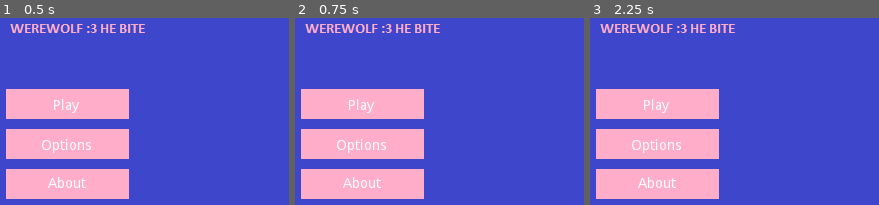
Above: before the commit, frames 1-3 (left to right).
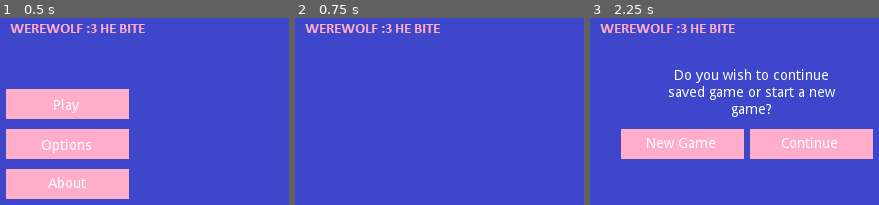
Above: after the commit, the same moments.

Repository: StitchedTeam/werewolf
Game: Godot game, scene res://GameScenes/MainMenu.tscn
Same seed, same stepped clock (60 frames per second), same inputs: the game is played once before the commit and once after it. The project has no main scene, so this scene is started directly.
Inputs (mouse positions are in pixels of both pictures, inside the frame that each line leads up to):
- Up to frame 1 (0.5 s): no input
- Up to frame 2 (0.75 s): click "Options" at 0.5 s
- Up to frame 3 (2.25 s): click (656, 184) at 1.25 s, where only the run before the commit has a clickable "About"; click "Play" at 2 s

Frame 1 is identical in both runs. In frame 2, 20% of the frame differs, in the area x 2-45%, y 37-97%; in frame 3, 26%, in the area x 2-98%, y 27-97%.

Commit message:
Main Menu scene pre-configured

Diff:
--- a/Werewolf/GameScenes/MainMenu.gd
+++ b/Werewolf/GameScenes/MainMenu.gd
@@ -1,4 +1,39 @@
 extends Node
 
+var initial_buttons_enabled = true
+
+func _ready():
+	$ClickCount.connect("timeout", self, "on_click_counted")
+	pass
+
 func _process(delta):
+	buttons_check()
 	pass
+
+func buttons_check():
+
+	if $Panel/StartButtons/Play.is_pressed():
+		$Panel/NewGameCheck.visible = true
+		$Panel/StartButtons.visible = false
+		$ClickCount.start()
+
+	if $Panel/StartButtons/Options.is_pressed():
+		$Panel/StartButtons.visible = false
+		$ClickCount.start()
+
+	if $Panel/StartButtons/About.is_pressed():
+		$Panel/StartButtons.visible = false
+		$ClickCount.start()
+
+	if Input.is_action_just_pressed("click") && !initial_buttons_enabled && !$Panel/NewGameCheck/NewGame.is_pressed() && !$Panel/NewGameCheck/Continue.is_pressed():
+		initial_buttons_enabled = true
+		$Panel/NewGameCheck.visible = false
+		$Panel/StartButtons.visible = true
+
+
+
+	pass
+
+func on_click_counted():
+	initial_buttons_enabled = false
+	pass
--- a/Werewolf/GameScenes/MainMenu.tscn
+++ b/Werewolf/GameScenes/MainMenu.tscn
@@ -25,9 +25,17 @@
 draw_center = true
 
 [node name="MainMenu" type="Node"]
+editor/display_folded = true
 script = ExtResource( 1 )
 
+[node name="ClickCount" type="Timer" parent="."]
+process_mode = 1
+wait_time = 0.1
+one_shot = true
+autostart = false
+
 [node name="Panel" type="Panel" parent="."]
+editor/display_folded = true
 anchor_left = 0.0
 anchor_top = 0.0
 anchor_right = 0.0
@@ -46,7 +54,21 @@
 "_edit_lock_": true
 }
 
-[node name="Play" type="TextureButton" parent="Panel"]
+[node name="StartButtons" type="Control" parent="Panel"]
+anchor_left = 0.0
+anchor_top = 0.0
+anchor_right = 0.0
+anchor_bottom = 0.0
+margin_right = 40.0
+margin_bottom = 40.0
+rect_pivot_offset = Vector2( 0, 0 )
+rect_clip_content = false
+mouse_filter = 0
+mouse_default_cursor_shape = 0
+size_flags_horizontal = 1
+size_flags_vertical = 1
+
+[node name="Play" type="TextureButton" parent="Panel/StartButtons"]
 editor/display_folded = true
 anchor_left = 0.0
 anchor_top = 0.0
@@ -69,12 +91,12 @@
 group = null
 texture_normal = ExtResource( 3 )
 texture_pressed = ExtResource( 4 )
-_sections_unfolded = [ "Textures" ]
-__meta__ = {
-"_edit_group_": true
-}
-
-[node name="PlayText" type="Label" parent="Panel/Play"]
+_sections_unfolded = [ "Script", "Textures" ]
+__meta__ = {
+"_edit_group_": true
+}
+
+[node name="PlayText" type="Label" parent="Panel/StartButtons/Play"]
 anchor_left = 0.0
 anchor_top = 0.0
 anchor_right = 0.0
@@ -96,7 +118,7 @@
 lines_skipped = 0
 max_lines_visible = -1
 
-[node name="Options" type="TextureButton" parent="Panel"]
+[node name="Options" type="TextureButton" parent="Panel/StartButtons"]
 editor/display_folded = true
 anchor_left = 0.0
 anchor_top = 0.0
@@ -124,7 +146,7 @@
 "_edit_group_": true
 }
 
-[node name="OptionsText" type="Label" parent="Panel/Options"]
+[node name="OptionsText" type="Label" parent="Panel/StartButtons/Options"]
 anchor_left = 0.0
 anchor_top = 0.0
 anchor_right = 0.0
@@ -146,7 +168,7 @@
 lines_skipped = 0
 max_lines_visible = -1
 
-[node name="About" type="TextureButton" parent="Panel"]
+[node name="About" type="TextureButton" parent="Panel/StartButtons"]
 editor/display_folded = true
 anchor_left = 0.0
 anchor_top = 0.0
@@ -174,7 +196,7 @@
 "_edit_group_": true
 }
 
-[node name="AboutText" type="Label" parent="Panel/About"]
+[node name="AboutText" type="Label" parent="Panel/StartButtons/About"]
 anchor_left = 0.0
 anchor_top = 0.0
 anchor_right = 0.0
